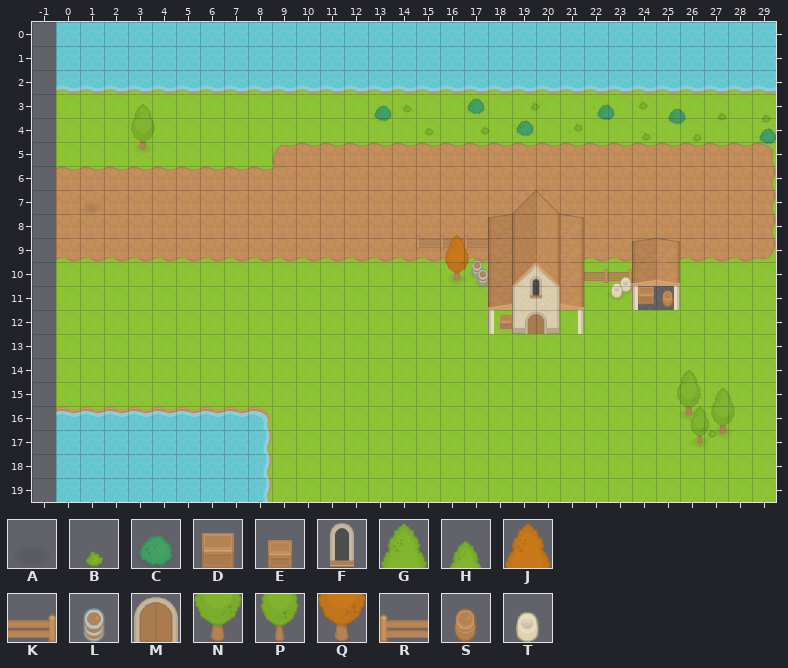
Level history. Tiled map (JSON): assets/maps/city.json. Above is the file before it was changed.
Cells are 64x64 px. Shown: x -1..29, y 0..19.
Key: from "rpg": A 35, B 181, C 184, D 188, E 189, F 190, G 200, H 201, J 202, K 207, L 209, M 214, N 220, P 221, Q 222, R 227, S 228, T 248.
Objects are placed by their top-left corner, in cells (3,4 is the top-left corner of cell 3,4); size is 1x1 cell unless given.
Layers that did not change in this view are not listed.
Objects on layer "shadows" before:
A at 3.1,4.5
A at 17,9.8
A at 16.2,10
A at 17.3,10.1
A at 23.2,10.4
A at 22.9,10.6
A at 25.9,15.6
A at 27.3,16.3
A at 26.3,16.8
After:
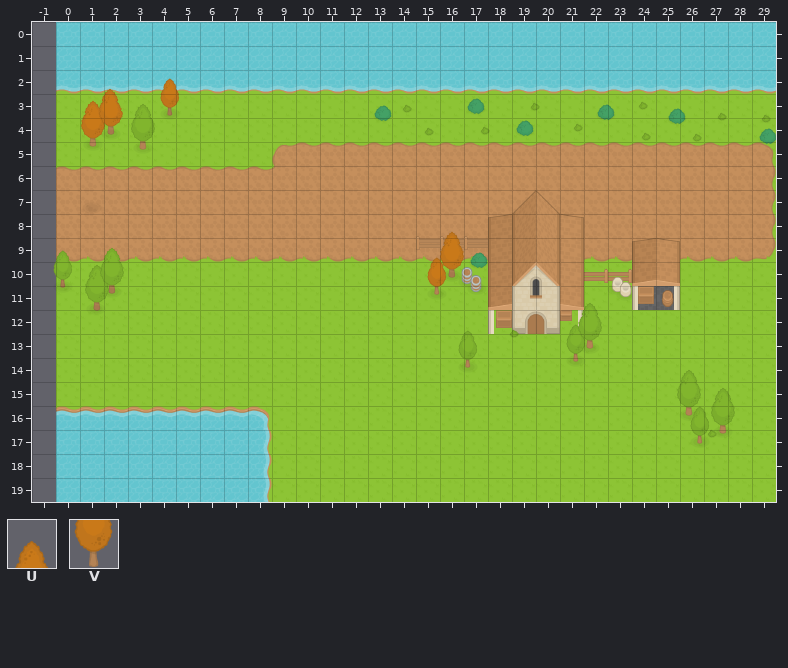
Further tiles: from "rpg": U 203, V 223.
The commit says: Add a butt ton more trees :)
What changed:
Layer "shadows":
Object A at 16.2,10 becomes A at 1.1,4.4.
Object A at 17.3,10.1 becomes A at 16.7,10.1.
Object A at 23.2,10.4 becomes A at 22.9,10.4.
Object A at 17,9.8 becomes A at 17,10.4.
Object A at 22.9,10.6 becomes A at 23.3,10.6.
A new object: A at 15.4,10.6.
A new object: A at 21.8,12.8.
A new object: A at 21.2,13.4.
A new object: A at 16.7,13.6.
Layer "objects":
Object J "treeTop" at 16.2,8.8 becomes J "treeTop" at 1,3.2.
Object Q "treeBase" at 16.2,9.8 becomes Q "treeBase" at 1.1,4.2.
Object L "barrel" at 17,9.6 becomes L "barrel" at 16.6,9.9.
Object T "basket" at 23.2,10.2 becomes T "basket" at 22.9,10.2.
Object L "barrel" at 17.3,10 becomes L "barrel" at 17,10.3.
Object T "basket" at 22.9,10.5 becomes T "basket" at 23.3,10.5.
Object E "crate" at 18.2,11.8 becomes E "crate" at 20.8,11.4.
A new object: U "treeTop" at 4.2,1.9.
A new object: J "treeTop" at 1.8,2.7.
A new object: V "treeBase" at 4.2,2.9.
A new object: A at 4.2,3.1.
A new object: Q "treeBase" at 1.8,3.7.
A new object: A at 1.8,3.9.
A new object: J "treeTop" at 16,8.7.
A new object: H "treeTop" at -0.2,9.1.
A new object: C at 17.1,9.3.
A new object: G "treeTop" at 1.8,9.3.
A new object: U "treeTop" at 15.4,9.4.
A new object: Q "treeBase" at 16,9.7.
A new object: A at 16,9.8.
A new object: G "treeTop" at 1.2,10.
A new object: P "treeBase" at -0.2,10.1.
A new object: A at -0.2,10.3.
A new object: N "treeBase" at 1.8,10.3.
A new object: V "treeBase" at 15.4,10.4.
A new object: A at 1.8,10.5.
A new object: N "treeBase" at 1.2,11.
A new object: A at 1.2,11.2.
A new object: G "treeTop" at 21.8,11.6.
A new object: D "crate" at 18.2,11.7.
A new object: B "weed" at 18.6,12.2.
A new object: H "treeTop" at 21.2,12.2.
A new object: H "treeTop" at 16.7,12.4.
A new object: N "treeBase" at 21.8,12.6.
A new object: P "treeBase" at 21.2,13.2.
A new object: P "treeBase" at 16.7,13.4.
